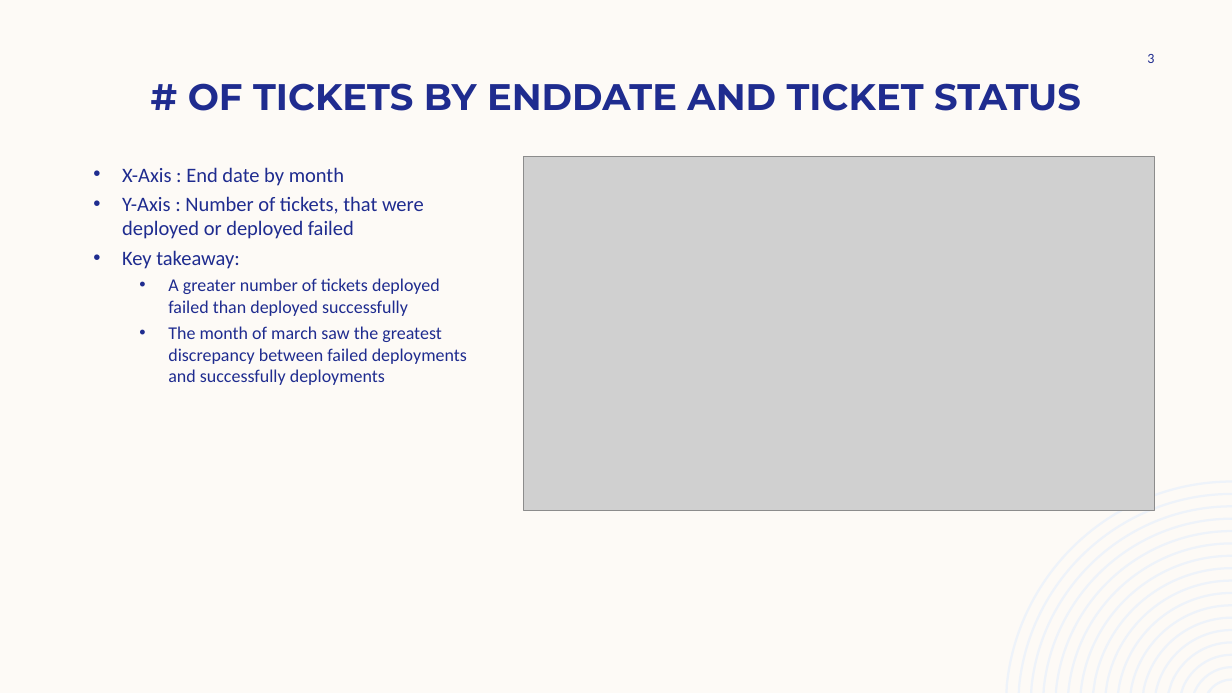
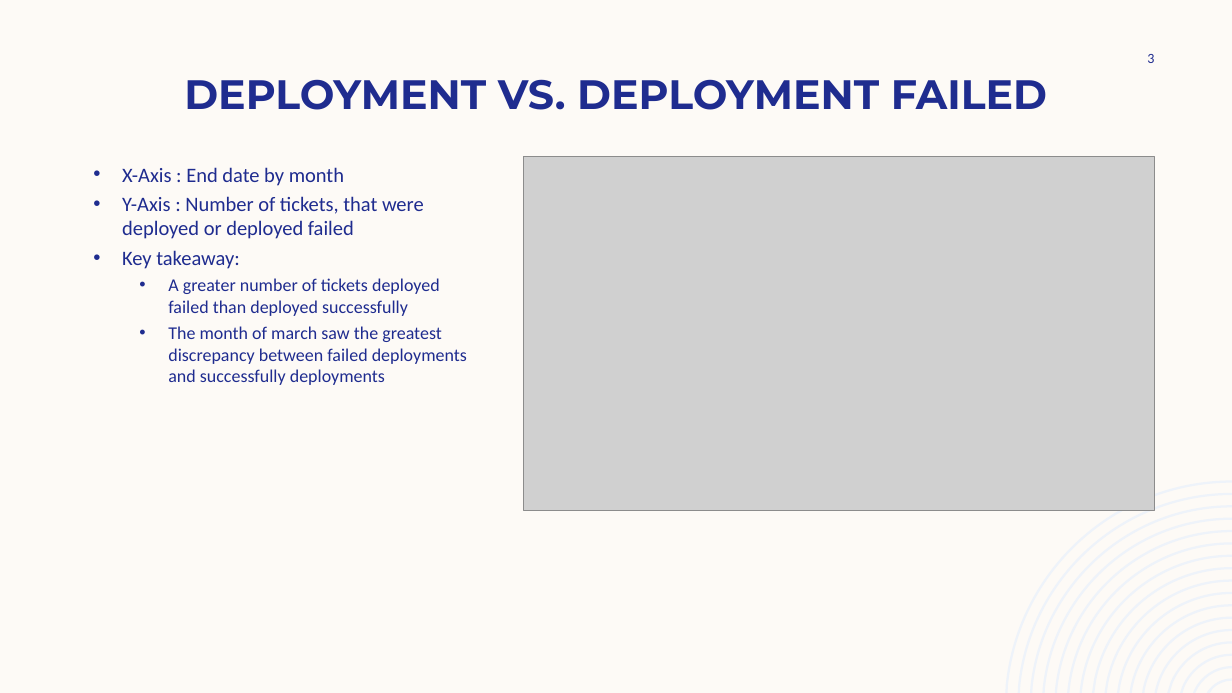
Before and after one commit to ENSF-607-GroupWork/Incident-Management-Dashboard, a slide deck: slide 3 of ENSF 607 Lab 3.pptx. Drawn at 1232x693 pixels with LibreOffice and Linux fonts; fonts in the diff are those of the drawing; grey boxes stand for pictures. Boxes give left, top, right and bottom in pixels: in the first picture for what was removed or moved away, otherwise in the second. Text is boxed around its words. In the diff, an @@ line names an element or a change of style, - is before the commit and + after.

Commit message:
updated header

```diff
--- a/ENSF 607 Lab 3.pptx
+++ b/ENSF 607 Lab 3.pptx
@@ title at bbox=[184, 79, 1047, 110]: text changed; size 28.8 to 32 pt @@
-# OF TICKETS BY ENDDATE AND TICKET STATUS
+DEPLOYMENT VS. DEPLOYMENT FAILED
```
